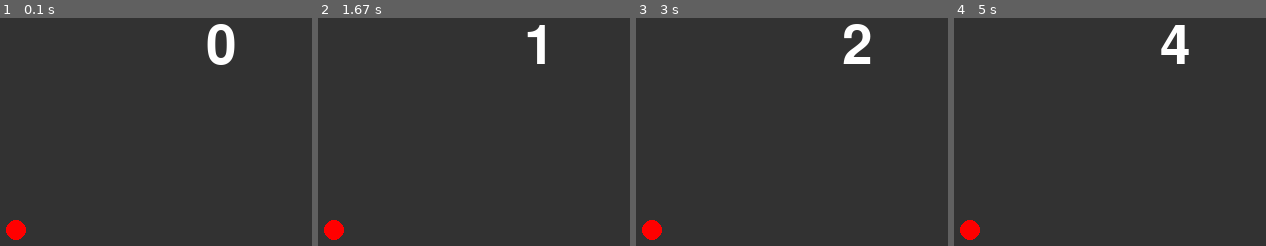
Above: before the commit, frames 1-4 (left to right).
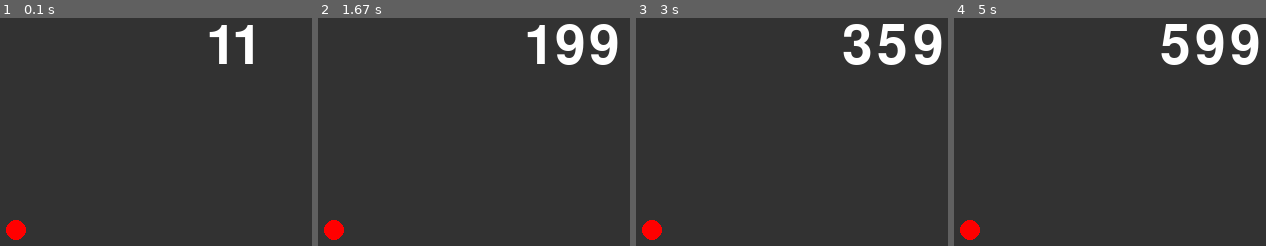
Above: after the commit, the same moments.

Repository: Sett272/ProjExD_1
Game: pygame game, started from pygame_system.py
Same seed, same stepped clock (60 frames per second), same inputs: the game is played once before the commit and once after it.
Inputs:
- Up to frame 1 (0.1 s): no input
- Up to frame 2 (1.67 s): no input
- Up to frame 3 (3 s): no input
- Up to frame 4 (5 s): no input

The runs differ from the first frame. In frame 1, 1.6% of the frame differs, in the area x 66-82%, y 2-21%; in frame 2, 2.0%; in frame 3, 2.5%; in frame 4, 2.9%, in the area x 66-98%, y 2-21%.

Commit message:
FPS変更

Diff:
--- a/pygame_system.py
+++ b/pygame_system.py
@@ -26,7 +26,7 @@
         screen.blit(enn, [100, 400])
         pg.display.update()
         tmr += 1
-        clock.tick(1)
+        clock.tick(10000) #frame rate
 
 
 if __name__ == "__main__":
